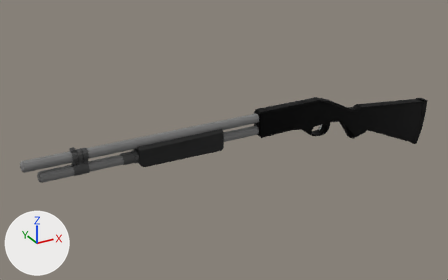
The Blender file .src/weapons/ShotgunModel.blend, before and after one commit.
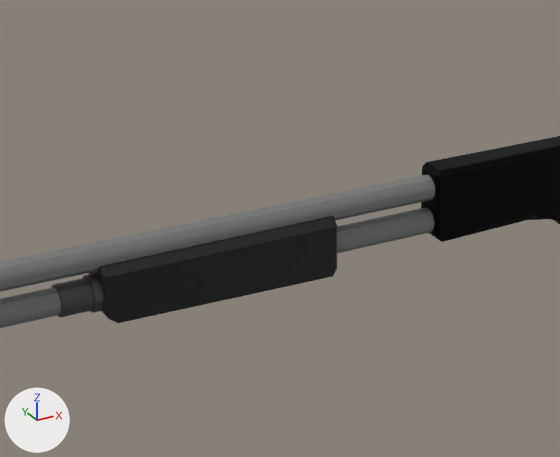
Each version appears first whole from a 50 mm lens placed at (-2.37, -5.38, 2.86), pointed at (0.67, 0.15, 0.1), and next in a close-up on the part from 23% to 68% of the width and 18% to 77% of the height. Lighting does not change. The marker at lower left points along +X, +Y and +Z.

In view in the first close-up: 'Shotgun'.
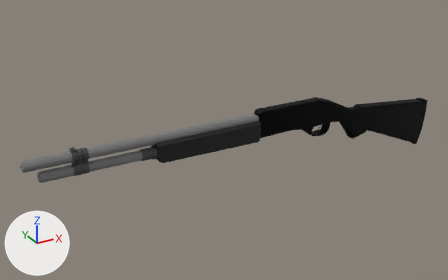
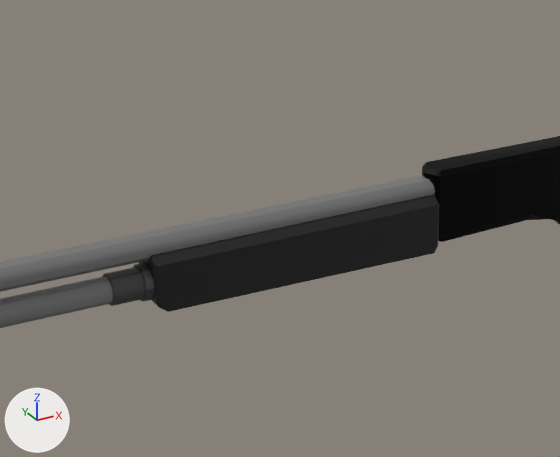
Pixel boxes [x1, y1, x2, y2] of what changed, in the close-ups (560 x 457 px; the box of a moved part takes in the faces that stretch with it):
```json
{"part": 1, "of": "me_shotgun", "change": "built on", "before": [421, 136, 560, 240], "after": [422, 136, 560, 242]}
{"part": 2, "of": "me_shotgun", "change": "moved or reshaped", "before": [7, 208, 434, 325], "after": [7, 195, 439, 325]}
```

Scene script edits in JSON lines:
```json
{"block": "me_shotgun", "where": "# used by ob_shotgun; location = (-0.002, -0.049, 0.235)"}
{"op": "remove", "block": "me_shotgun", "code": "me_shotgun.from_pydata(...)  # 946 vertices, 778 faces; spans x -1.54..3.48, y -0.08..0.08, z -0.66..0.22"}
{"op": "add", "block": "me_shotgun", "code": "me_shotgun.from_pydata(...)  # 950 vertices, 781 faces; spans x -1.54..3.48, y -0.08..0.08, z -0.66..0.22"}
{"block": "me_shotgun", "change": "me_shotgun part 1"}
{"block": "me_shotgun", "change": "5 faces are deleted"}
{"block": "me_shotgun", "change": "4 vertices are added at (0.94, 0.0, 0.21), (0.94, 0.0, -0.05), (0.97, 0.0, -0.08), (0.96, 0.0, 0.22)"}
{"block": "me_shotgun", "change": "8 new faces join them, mat_shotgunback (black #000000)"}
{"block": "me_shotgun", "change": "me_shotgun part 2"}
{"block": "me_shotgun", "change": "155 vertices in x -0.58..-0.36, y -0.08..0.08, z -0.11..0.12 move by (0.19, 0.0, 0.0)"}
{"block": "me_shotgun", "change": "16 vertices in x 0.49..0.51, y -0.08..0.08, z -0.11..0.13 move by (0.46, 0.0, 0.0)"}
{"block": "me_shotgun", "change": "10 vertices in x 0.5..0.52, y -0.07..0.08, z -0.09..0.13 move by (0.45, 0.0, 0.0)"}
{"block": "me_shotgun", "change": "3 vertices in x -0.42..-0.41, y -0.08..0.07, z -0.08..-0.07 move by (0.2, 0.0, 0.0)"}
```
